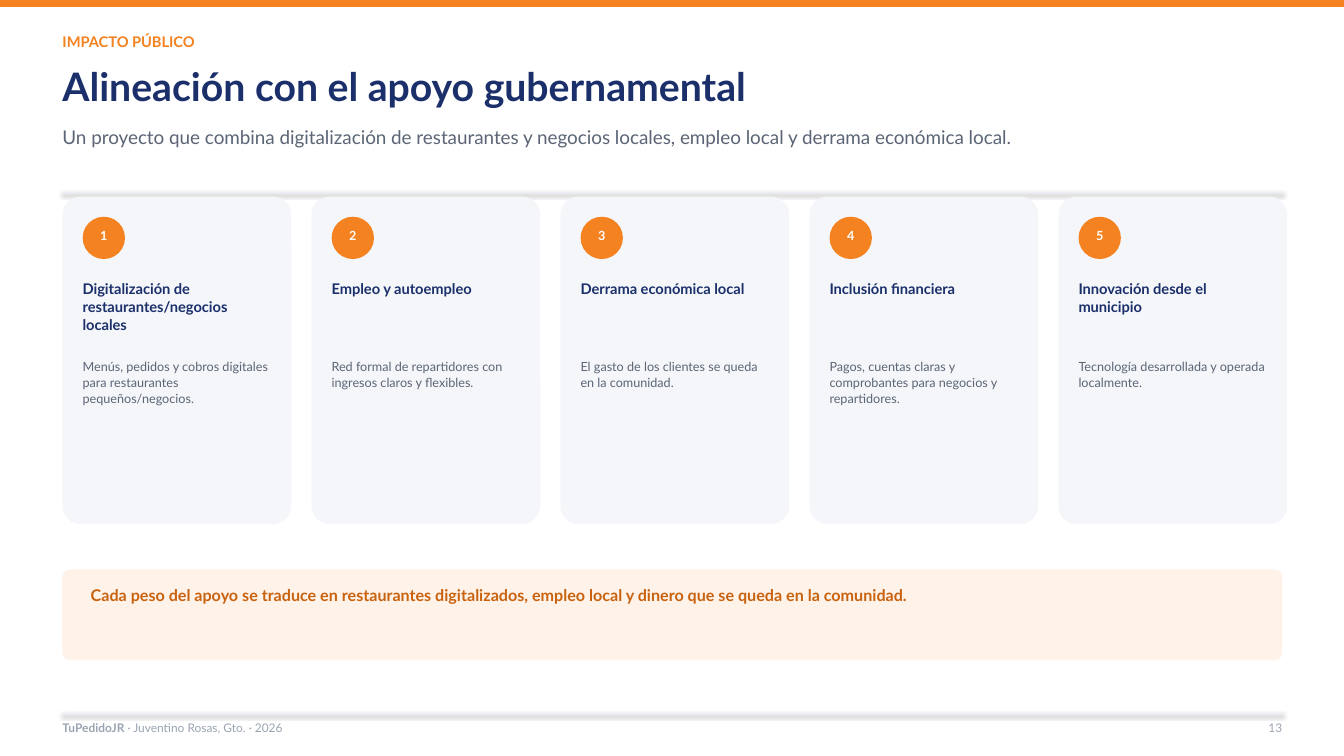
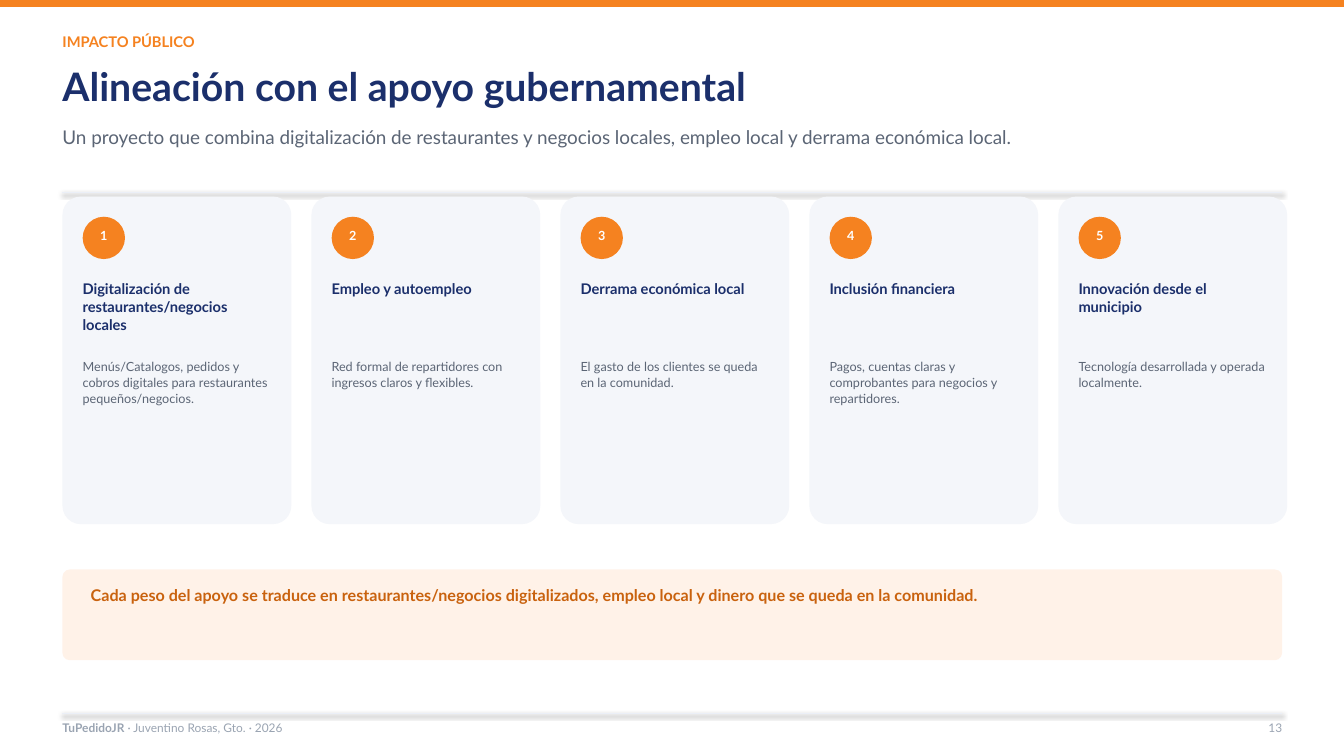
Before and after one commit to Lodoman-old/TuPedidoJR, a slide deck: slide 13 of docs/presentacion/TuPedidoJR_2026.pptx. Drawn at 1344x756 pixels with LibreOffice and Linux fonts; fonts in the diff are those of the drawing. Boxes give left, top, right and bottom in pixels: in the first picture for what was removed or moved away, otherwise in the second. Text is boxed around its words. In the diff, an @@ line names an element or a change of style, - is before the commit and + after.

Commit message:
Agrega motomandado de negocio a las presentaciones

```diff
--- a/docs/presentacion/TuPedidoJR_2026.pptx
+++ b/docs/presentacion/TuPedidoJR_2026.pptx
@@ text at (83, 361, 268, 406): text changed @@
-Menús, pedidos y cobros digitales para restaurantes pequeños/negocios.
+Menús/Catalogos, pedidos y cobros digitales para restaurantes pequeños/negocios.
@@ text at (91, 589, 977, 604): text changed @@
-Cada peso del apoyo se traduce en restaurantes digitalizados, empleo local y dinero que se queda en la comunidad.
+Cada peso del apoyo se traduce en restaurantes/negocios digitalizados, empleo local y dinero que se queda en la comunidad.
```
Also in this commit, not shown: 12 other slides changed, 7 other files.
